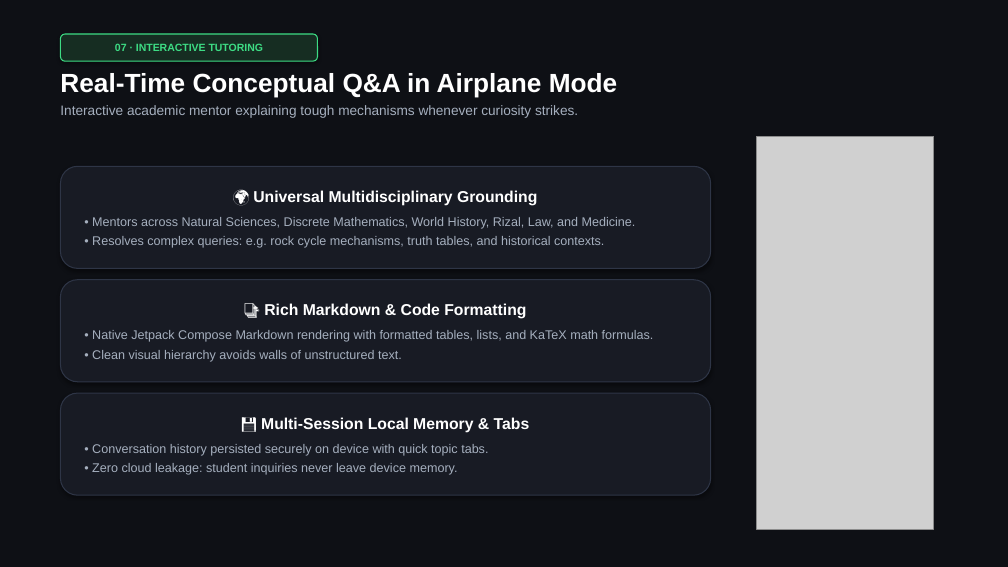
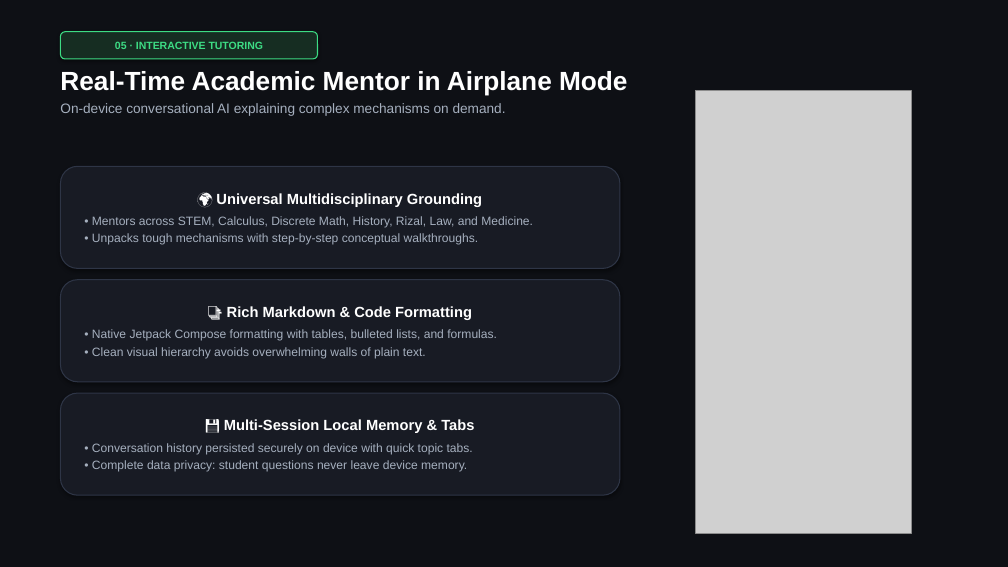
Before and after one commit to meloervy/appbuild.gemce, a slide deck: slide 6 of Gemce_Pitch_Presentation.pptx (slide 8 before the commit). Drawn at 1008x567 pixels with LibreOffice and Linux fonts; fonts in the diff are those of the drawing; grey boxes stand for pictures. Boxes give left, top, right and bottom in pixels: in the first picture for what was removed or moved away, otherwise in the second. Text is boxed around its words. In the diff, an @@ line names an element or a change of style, - is before the commit and + after.

```diff
--- a/Gemce_Pitch_Presentation.pptx
+++ b/Gemce_Pitch_Presentation.pptx
@@ text in rounded rectangle at [115, 41, 263, 49]: text changed @@
-07 · INTERACTIVE TUTORING
+05 · INTERACTIVE TUTORING
@@ text at [60, 71, 627, 116]: text changed @@
-Real-Time Conceptual Q&A in Airplane Mode
-Interactive academic mentor explaining tough mechanisms whenever curiosity strikes.
+Real-Time Academic Mentor in Airplane Mode
+On-device conversational AI explaining complex mechanisms on demand.
@@ picture: place and size @@
-picture at [756, 136, 934, 529]
+picture at [696, 91, 911, 533]
@@ rounded rectangle "🌍 Universal Multidisciplinary Grounding": place and size @@
-rounded rectangle "🌍 Universal Multidisciplinary Grounding" at [60, 166, 711, 268]
+rounded rectangle "🌍 Universal Multidisciplinary Grounding" at [60, 166, 620, 268]
@@ text in rounded rectangle at [216, 193, 482, 207]: size 15 to 14 pt in "🌍 Universal Multidisciplinary Grounding"; less space between paragraphs @@
@@ text in rounded rectangle at [92, 216, 533, 245]: text changed; size 12 to 11.5 pt @@
-• Mentors across Natural Sciences, Discrete Mathematics, World History, Rizal, Law, and Medicine.
-• Resolves complex queries: e.g. rock cycle mechanisms, truth tables, and historical contexts.
+• Mentors across STEM, Calculus, Discrete Math, History, Rizal, Law, and Medicine.
+• Unpacks tough mechanisms with step-by-step conceptual walkthroughs.
@@ rounded rectangle "📑 Rich Markdown & Code ...": place and size @@
-rounded rectangle "📑 Rich Markdown & Code ..." at [60, 280, 711, 382]
+rounded rectangle "📑 Rich Markdown & Code ..." at [60, 280, 620, 382]
@@ text in rounded rectangle at [92, 329, 497, 358]: text changed; size 12 to 11.5 pt @@
-• Native Jetpack Compose Markdown rendering with formatted tables, lists, and KaTeX math formulas.
-• Clean visual hierarchy avoids walls of unstructured text.
+• Native Jetpack Compose formatting with tables, bulleted lists, and formulas.
+• Clean visual hierarchy avoids overwhelming walls of plain text.
@@ text in rounded rectangle at [227, 306, 472, 320]: size 15 to 14 pt in "📑 Rich Markdown & Code Formatting"; less space between paragraphs @@
@@ rounded rectangle "💾 Multi-Session Local Memory & ...": place and size @@
-rounded rectangle "💾 Multi-Session Local Memory & ..." at [60, 393, 711, 495]
+rounded rectangle "💾 Multi-Session Local Memory & ..." at [60, 393, 620, 495]
@@ text in rounded rectangle at [92, 419, 474, 454]: size 15 to 14 pt in "💾 Multi-Session Local Memory & Tabs"; size 12 to 11.5 pt in "• Conversation history persisted securely on device ..."; less space between paragraphs @@
@@ text in rounded rectangle at [92, 460, 467, 472]: text changed; size 12 to 11.5 pt @@
-• Zero cloud leakage: student inquiries never leave device memory.
+• Complete data privacy: student questions never leave device memory.
```
Also in this commit, not shown: 5 other slides changed, 1 slide added, 4 slides removed, 4 other files.
